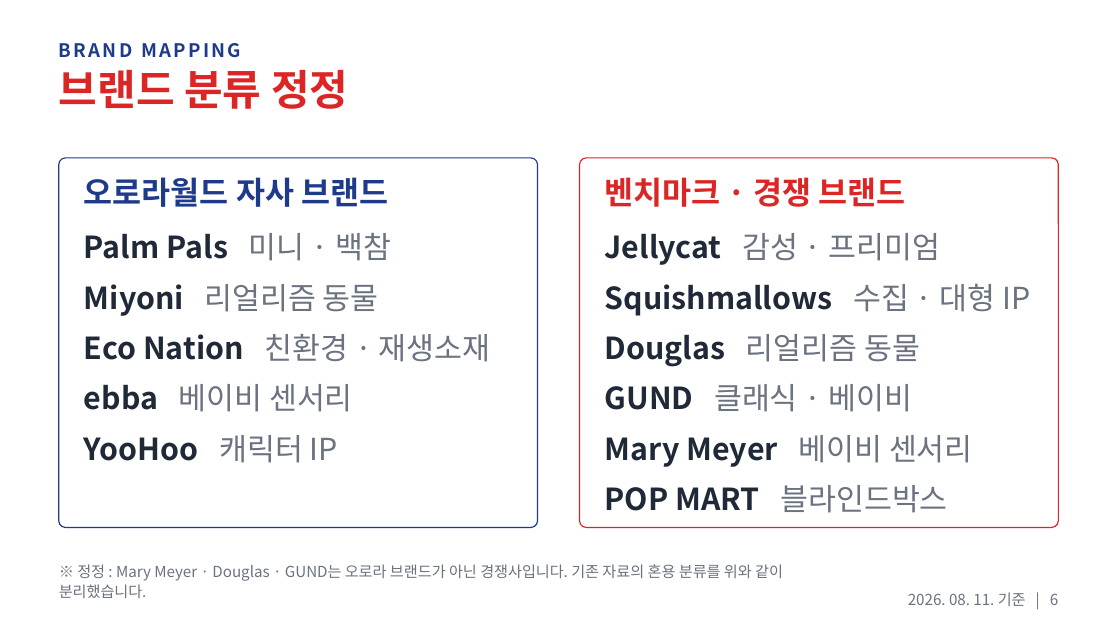
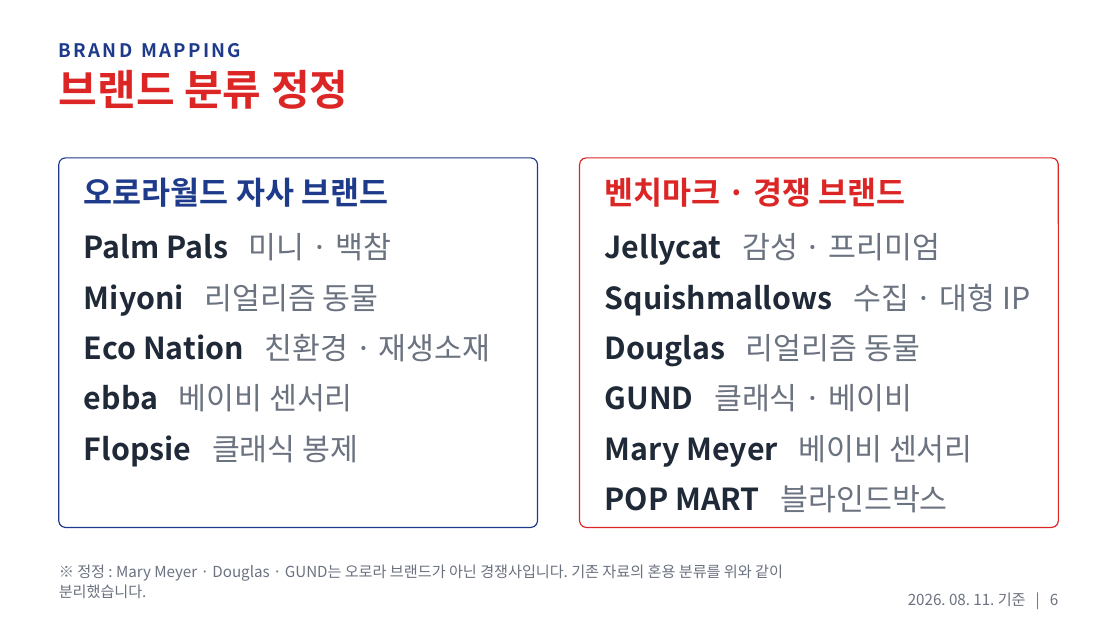
Before and after one commit to JOHENRIM/notion, a slide deck: slide 6 of reports/Aurora_Amazon_Plush_Ranking_Analysis.pptx. Drawn at 1120x630 pixels with LibreOffice and Linux fonts; fonts in the diff are those of the drawing. Boxes give left, top, right and bottom in pixels: in the first picture for what was removed or moved away, otherwise in the second. Text is boxed around its words. In the diff, an @@ line names an element or a change of style, - is before the commit and + after.

```diff
--- a/reports/Aurora_Amazon_Plush_Ranking_Analysis.pptx
+++ b/reports/Aurora_Amazon_Plush_Ranking_Analysis.pptx
@@ text at (84,435,359,467): text changed @@
-YooHoo 캐릭터 IP
+Flopsie 클래식 봉제
```
Also in this commit, not shown: 2 other files.
